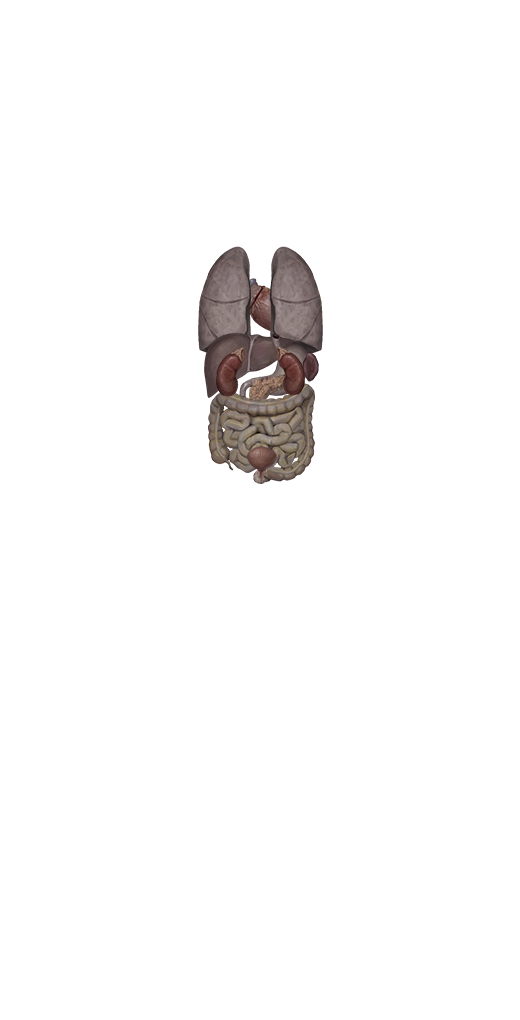
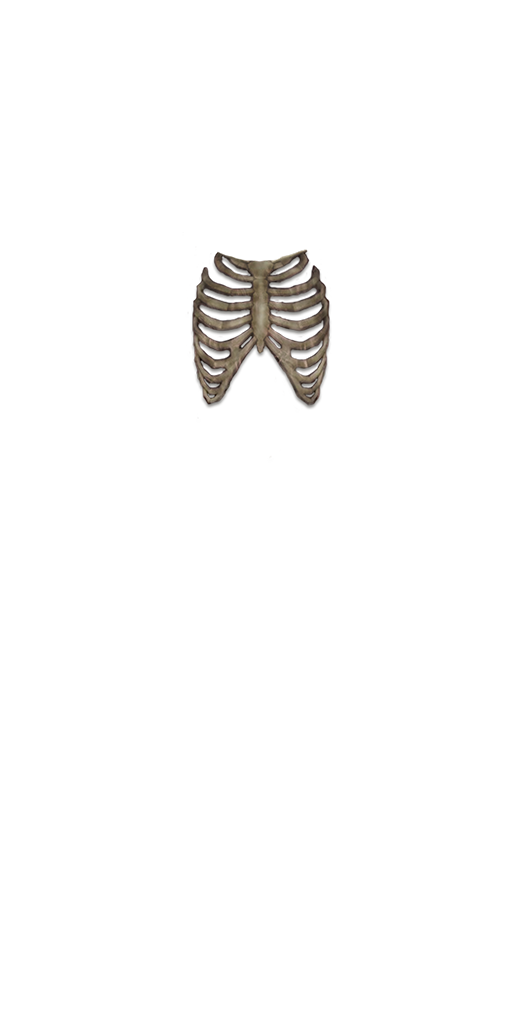
Revision of a layered 520px x 1020px image; what changed, layer by layer:
hid "bladder" over [left=247, top=446, right=277, bottom=484]
hid "spleen" over [left=302, top=352, right=319, bottom=382]
hid "kidney_l" over [left=276, top=346, right=305, bottom=396]
hid "kidney_r" over [left=216, top=347, right=245, bottom=397]
hid "pancreas" over [left=249, top=369, right=304, bottom=401]
hid "intestines" over [left=208, top=383, right=315, bottom=484]
hid "stomach" over [left=239, top=334, right=309, bottom=401]
hid "liver" over [left=204, top=333, right=295, bottom=398]
hid "lung_l" over [left=270, top=246, right=323, bottom=356]
hid "lung_r" over [left=198, top=246, right=251, bottom=356]
hid "heart" over [left=244, top=278, right=290, bottom=334]
added layer "thorax" above "OpenTorsoFull" over [left=183, top=232, right=332, bottom=463]
